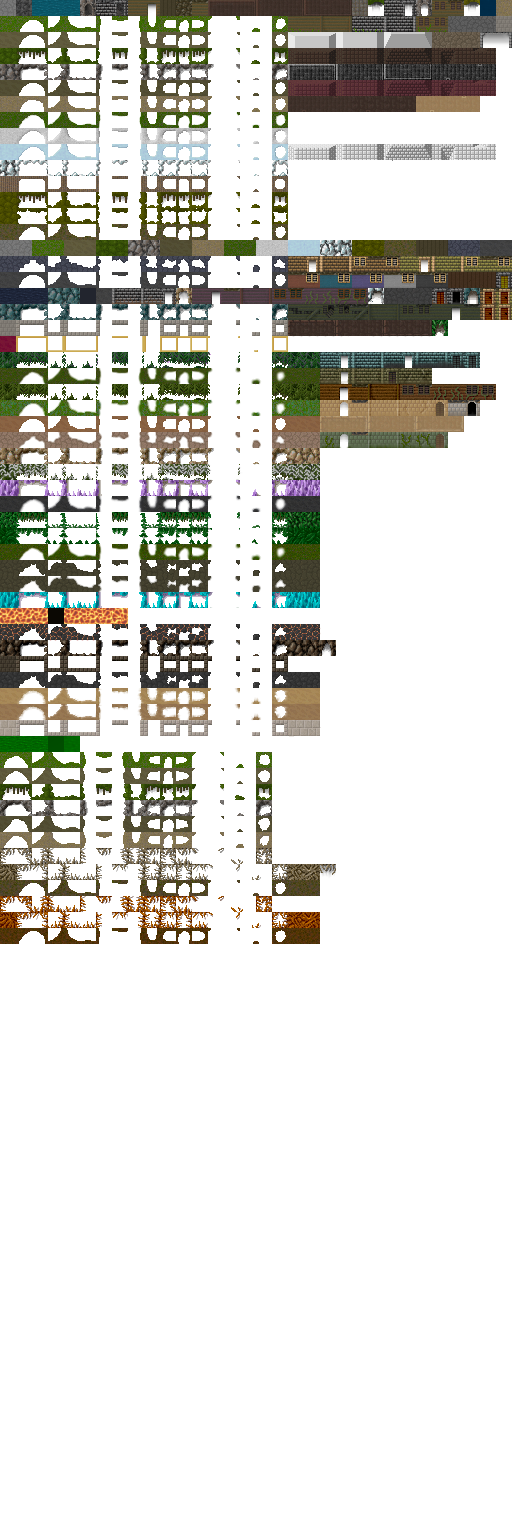
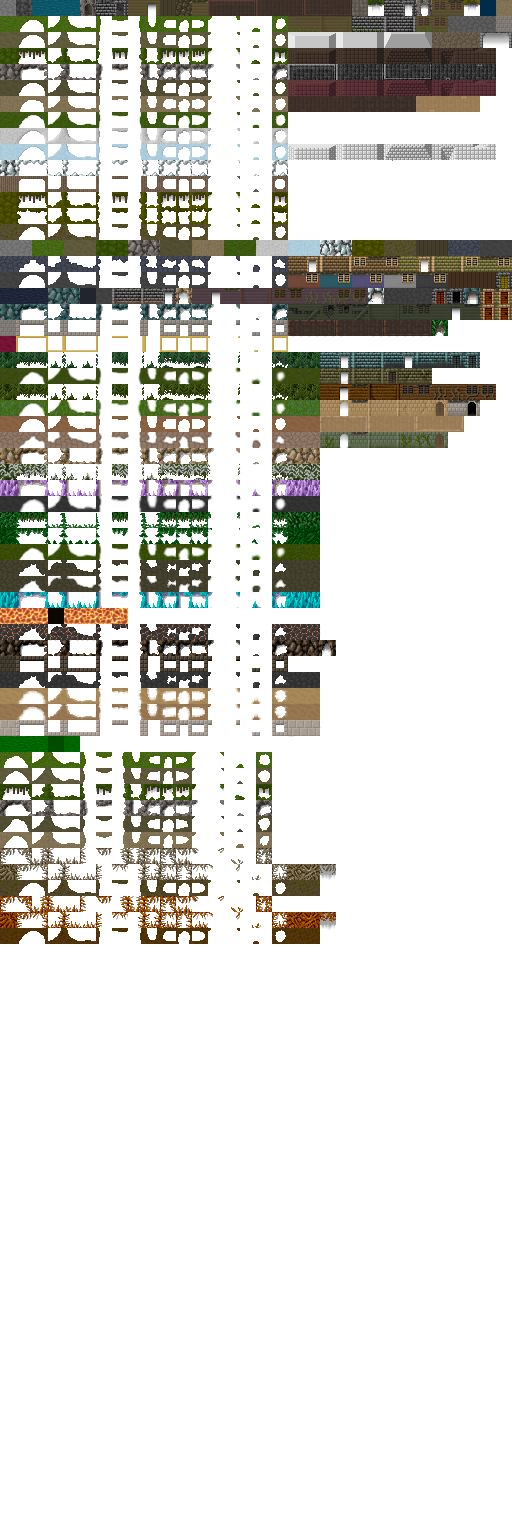
Layer changes from the first (512, 1536) image to the second:
painted on "foreground" over 320, 912, 336, 922
painted on "shade" over 320, 866, 336, 931
